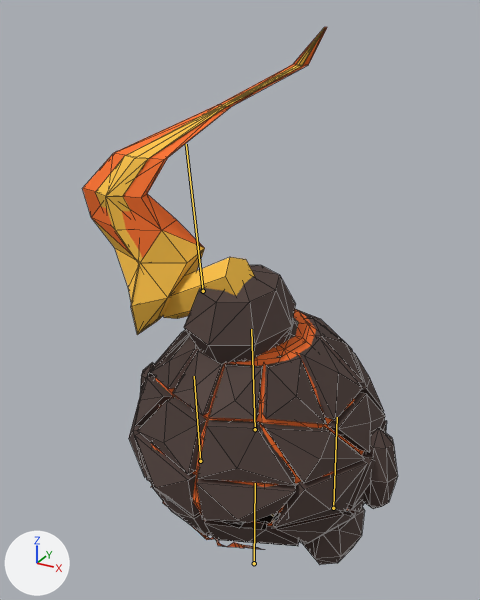
One commit to the Blender file art/enemies/volatile/production/animated/volatile.blend: the scene before it, then after it.
Before and after are seen from a 50 mm lens placed at (0.415, -0.808, 0.916), pointed at (-0.031, 0.003, 0.51). The lights are fixed; the arrows at lower left show +X, +Y and +Z. The picture after the commit comes second. Both versions are drawn at frame 13 of the action 'Active'; the numbers are the values there. The bones that bend it are drawn over the model as lines. Mesh edges are drawn as thin lines.

In view in the first picture: 'volatile | palette mesh'.
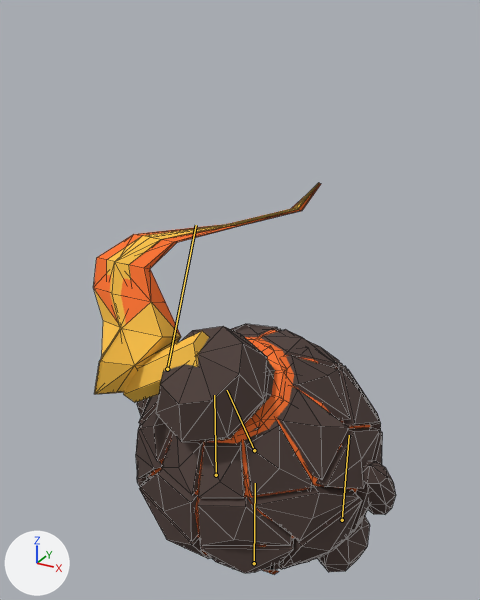
Boxes (x1, y1, x2, y2) around the edits, measured in the pictures (480 x 600 px):
'volatile | palette mesh', posed (27% shorter): before (82, 27, 398, 565); after (94, 183, 396, 574)
bone 'body', root to tip: before (255, 429) to (251, 329); after (254, 450) to (227, 390)
bone 'leg.L', root to tip: before (200, 461) to (194, 376); after (216, 475) to (214, 395)
bone 'leg.R', root to tip: before (333, 508) to (337, 417); after (342, 520) to (349, 435)
bone 'flame', root to tip: before (203, 291) to (186, 144); after (167, 369) to (196, 225)

The change, as a list of edits to the scene's bpy script:
```text
Change bone_body:
    where bone_body = bpy.data.objects['volatile rig'].pose.bones['body']  # child of 'root'
    bone_body.location: (0.0, 0.07, 0.0) -> (0.0, 0.028, 0.0)
    bone_body.rotation_euler: (0.0698, 0.0, 0.0) -> (0.506, 0.0, 0.0)  # degrees (4, 0, 0) -> degrees (29, 0, 0)
Change bone_leg_l:
    where bone_leg_l = bpy.data.objects['volatile rig'].pose.bones['leg.L']  # child of 'body'
    bone_leg_l.location: (0.0, 0.0, 0.0) -> (0.0, -0.045, 0.024)
    bone_leg_l.rotation_euler: (0.0, 0.0, 0.0) -> (-0.506, 0.0, 0.0)  # degrees (0, 0, 0) -> degrees (-29, 0, 0)
    bone_leg_l.scale: (1.0, 1.0, 1.0) -> (0.97, 0.97, 0.97)
Change bone_leg_r:
    where bone_leg_r = bpy.data.objects['volatile rig'].pose.bones['leg.R']  # child of 'body'
    bone_leg_r.location: (0.0, 0.0, 0.0) -> (0.0, -0.045, 0.024)
    bone_leg_r.rotation_euler: (0.0, 0.0, 0.0) -> (-0.506, 0.0, 0.0)  # degrees (0, 0, 0) -> degrees (-29, 0, 0)
    bone_leg_r.scale: (1.0, 1.0, 1.0) -> (0.97, 0.97, 0.97)
Change bone_flame:
    where bone_flame = bpy.data.objects['volatile rig'].pose.bones['flame']  # child of 'body'
    bone_flame.rotation_euler: (0.0698, 0.0, 0.0) -> (-0.925, 0.0, 0.0)  # degrees (4, 0, 0) -> degrees (-53, 0, 0)
    bone_flame.scale: (1.13, 1.18, 1.0) -> (0.92, 1.1, 1.0)
```
